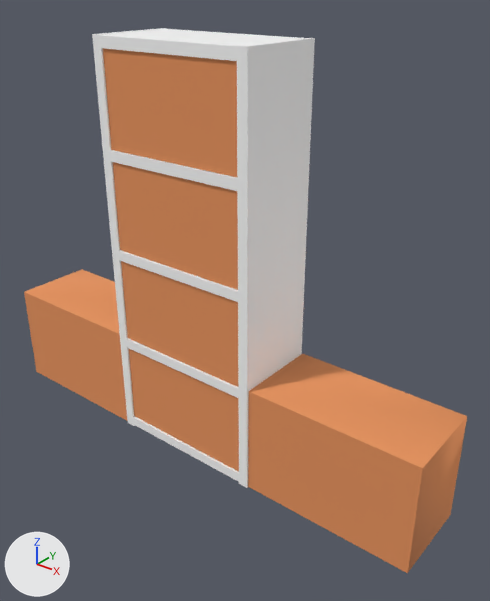
Before and after pictures for a commit that changed the glTF model public/glb/8030.glb.
Camera for both pictures: a 50 mm lens placed at (1.59, -1.77, 1.78), pointed at (0.13, 0.06, 0.64). Arrows for +X, +Y and +Z are at lower left; the lights stay in place. Vertices at the same position are counted once.

Objects in the first picture: '_as1_03', '_as1_06', '_as1_07', '_as1_1', '_asbook_0', '_asbook_1', 'wood014', 'wood_'.
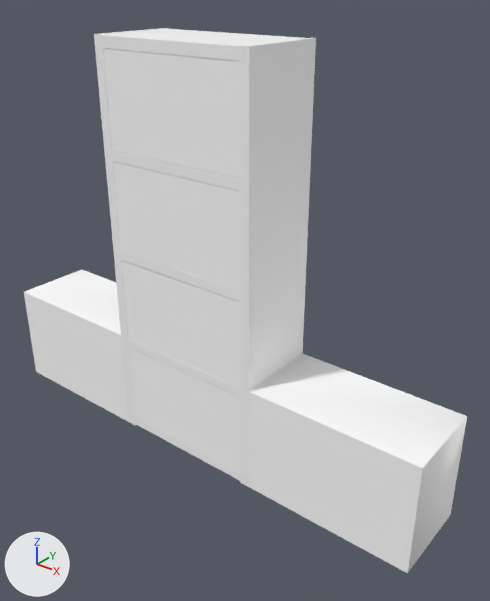
What differs and where, as boxes (x1, y1, x2, y2) in the pictures (490 x 601 px):
```json
{"object": "_asbook_0", "change": "recoloured", "before": [248, 354, 467, 573], "after": [248, 354, 467, 573], "on screen": "orange to white"}
{"object": "wood014", "change": "moved", "before": [99, 28, 315, 390], "after": [99, 28, 316, 389]}
{"object": "wood_", "change": "moved", "before": [92, 34, 251, 488], "after": [94, 34, 253, 487]}
{"object": "_as1_07", "change": "recoloured, moved", "before": [103, 48, 237, 177], "after": [103, 48, 239, 178], "on screen": "orange to grey"}
{"object": "_as1_06", "change": "recoloured", "before": [113, 161, 239, 290], "after": [113, 161, 239, 290], "on screen": "orange to grey"}
{"object": "_asbook_1", "change": "recoloured, moved", "before": [24, 269, 127, 421], "after": [24, 269, 129, 422], "on screen": "orange to grey"}
{"object": "_as1_03", "change": "recoloured", "before": [121, 260, 240, 388], "after": [121, 260, 240, 388], "on screen": "orange to grey"}
{"object": "_as1_1", "change": "recoloured", "before": [129, 347, 240, 472], "after": [129, 347, 240, 472], "on screen": "orange to grey"}
```

The change, as JSON lines over the scene's bpy script:
```json
{"op": "remove", "block": "mat_snapmat", "code": "n2 = _N.new('ShaderNodeMix'); n2.name = 'Mix'"}
{"op": "remove", "block": "mat_snapmat", "code": "n2.data_type = 'RGBA'"}
{"op": "remove", "block": "mat_snapmat", "code": "n2.blend_type = 'MULTIPLY'"}
{"op": "remove", "block": "mat_snapmat", "code": "n2.inputs[0].default_value = 1.0  # 'Factor'"}
{"op": "remove", "block": "mat_snapmat", "code": "n2.inputs[7].default_value = (0.8, 0.291, 0.108, 1.0)  # 'B', orange #e7935c"}
{"block": "mat_snapmat", "where": "n0 = _N.new('ShaderNodeBsdfPrincipled'); n0.name = 'Principled BSDF'"}
{"block": "mat_snapmat", "where": "n3 = _N.new('ShaderNodeVertexColor'); n3.name = 'Color Attribute'"}
{"op": "remove", "block": "mat_snapmat", "code": "_L.new(n2.outputs[2], n0.inputs[0])  # 'Result' to 'Base Color'"}
{"op": "remove", "block": "mat_snapmat", "code": "_L.new(n3.outputs[0], n2.inputs[6])  # 'Color' to 'A'"}
{"op": "add", "block": "mat_snapmat", "code": "_L.new(n3.outputs[0], n0.inputs[0])  # 'Color' to 'Base Color'"}
{"block": "me_mesh_8", "where": "me_mesh_8.from_pydata(...)  # 8 vertices, 12 faces; spans x -0.294..0.293, y -1.372..-1.356, z 1.197..1.539"}
{"block": "me_mesh_8", "where": "# used by ob_as1_07; location = (0.0, 1.2, 0.005)"}
{"block": "me_mesh_8", "change": "me_mesh_8 part 1: the whole mesh is moved by (0.0, 1.202, -1.197)"}
{"op": "set", "path": "ob_asbook_1.location", "old": "(-0.666, 0.0, 0.0)", "new": "(-0.666, -0.002, 0.0)"}
{"op": "set", "path": "ob_wood014.location", "old": "(0.0, 0.0, 0.0)", "new": "(0.0, 0.007, 0.0)"}
{"op": "set", "path": "ob_wood.location", "old": "(0.0, 0.0, 0.005)", "new": "(0.0, 0.007, 0.005)"}
{"op": "set", "path": "ob_as1_07.location", "old": "(0.0, 1.2, 0.005)", "new": "(0.0, 0.0, 1.201)"}
```
